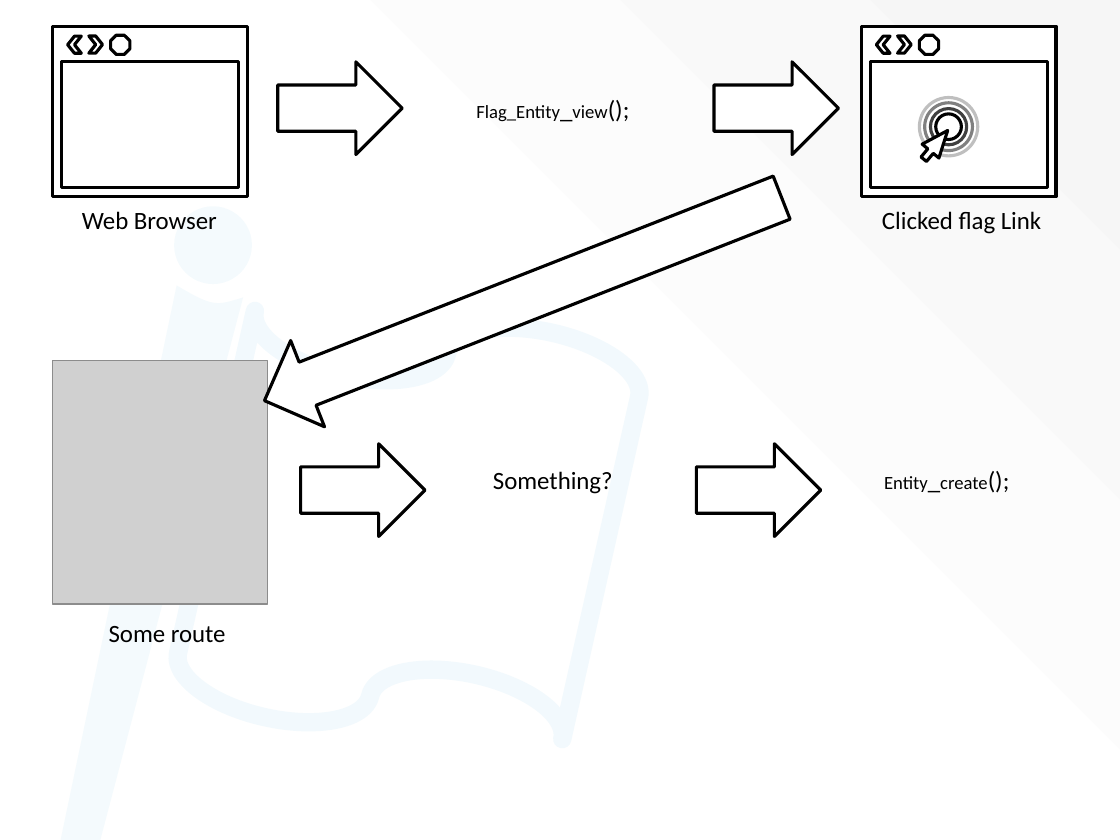
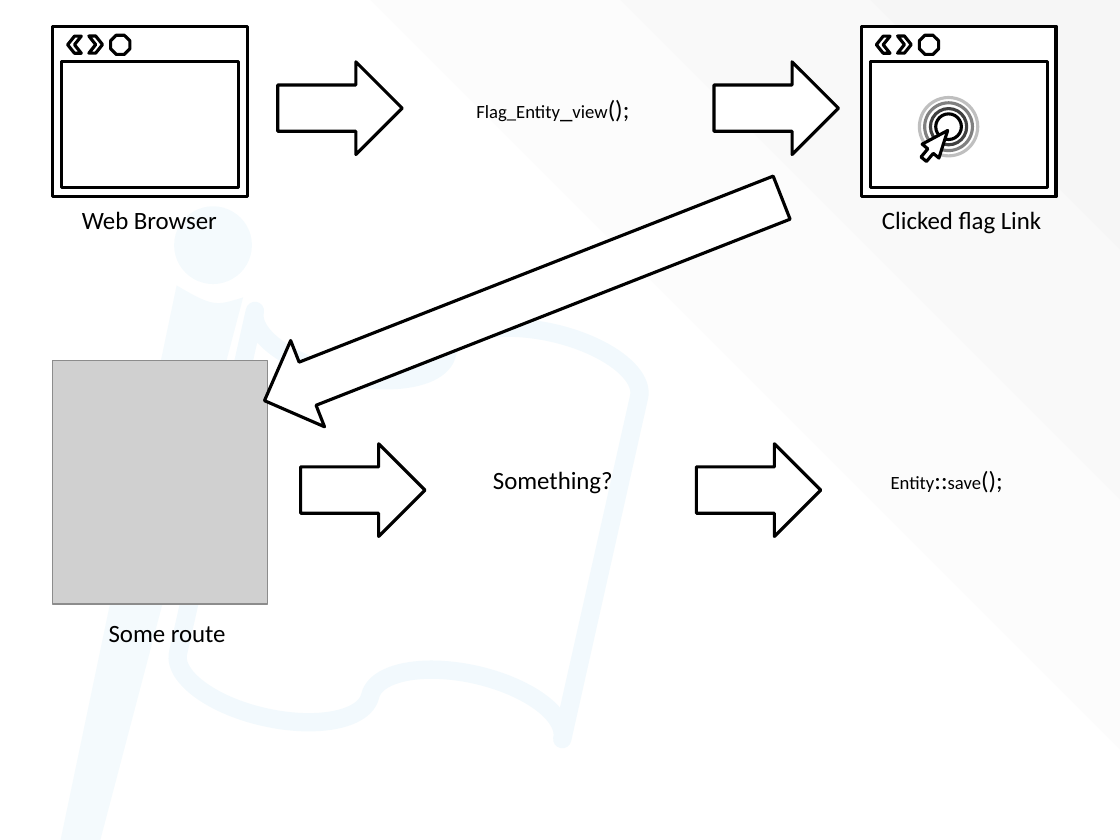
Before and after one commit to socketwench/portingFlagToDrupal8, a slide deck: slide 37 of src/flagOnD8.pptx. Drawn at 1120x840 pixels with LibreOffice and Linux fonts; fonts in the diff are those of the drawing; grey boxes stand for pictures; background and template pictures are left out. Boxes give left, top, right and bottom in pixels: in the first picture for what was removed or moved away, otherwise in the second. Text is boxed around its words. In the diff, an @@ line names an element or a change of style, - is before the commit and + after.

```diff
--- a/src/flagOnD8.pptx
+++ b/src/flagOnD8.pptx
@@ text at (891,476,981,492): text changed @@
-Entity_create();
+Entity::save();
```
Also in this commit, not shown: 6 other slides changed, 8 slides added, 27 other files.
